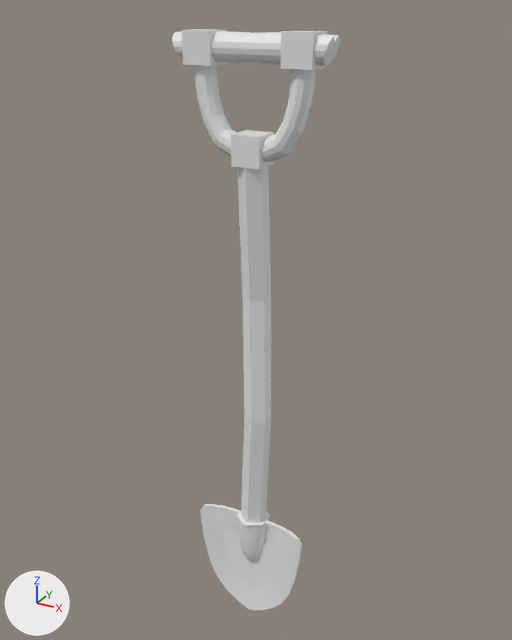
An edit to the Blender file JDomingo_IndieProject/Assets/Meshes/Shovel.blend, drawn before and after from the same camera.
One viewpoint serves both versions: a camera (50 mm lens) standing at (5.56, -10.0, 9.27) and looking at (-0.13, 0.34, 4.1). Lighting does not change. The marker at lower left points along +X, +Y and +Z.

The first picture shows 'Cube', 'Cube.001', 'Handle', 'Head', 'Hilt', 'Shovel'.
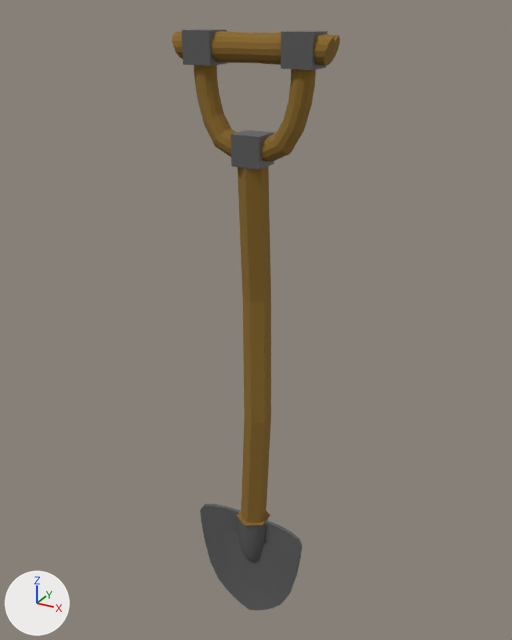
The change, as a list of edits to the scene's bpy script:
```text
Add mat_metal:
    mat_metal = principled_material('Metal')
    mat_metal.base_color = (0.103, 0.103, 0.103)  # dark grey #5a5a5a
    mat_metal.roughness = 0.421
Add mat_wood:
    mat_wood = principled_material('Wood')
    mat_wood.base_color = (0.251, 0.139, 0.0188)  # brown #896825
    mat_wood.roughness = 0.949
Change me_circle:
    where me_circle.from_pydata(...)  # 32 vertices, 24 faces; spans x -0.3..0.31, y -0.34..0.39, z 0.0..6.97
    add me_circle.materials.append(mat_wood)  # brown #896825
Change me_cube_002:
    where me_cube_002.from_pydata(...)  # 8 vertices, 6 faces; spans x -1.0..1.0, y -1.0..1.0, z -1.0..1.0
    add me_cube_002.materials.append(mat_metal)  # dark grey #5a5a5a
Change me_circle_001:
    where me_circle_001.from_pydata(...)  # 156 vertices, 144 faces; spans x -0.21..0.21, y -0.18..1.26, z -1.04..1.04
    add me_circle_001.materials.append(mat_wood)  # brown #896825
Change me_cube_003:
    where me_cube_003.from_pydata(...)  # 8 vertices, 6 faces; spans x -1.0..1.0, y -1.0..1.0, z -1.0..1.0
    add me_cube_003.materials.append(mat_metal)  # dark grey #5a5a5a
Change me_cylinder:
    where me_cylinder.from_pydata(...)  # 112 vertices, 98 faces; spans x -1.0..1.0, y -1.0..1.0, z -1.06..1.05
    add me_cylinder.materials.append(mat_wood)  # brown #896825
Change me_circle_002:
    where me_circle_002.from_pydata(...)  # 389 vertices, 372 faces; spans x -1.14..1.14, y -0.28..0.28, z -2.32..0.0
    add me_circle_002.materials.append(mat_metal)  # dark grey #5a5a5a
```

What differs and where, as boxes [x1, y1, x2, y2] in the pictures (512 x 640 px):
'Shovel', recoloured (grey to brown)
    both: [237, 166, 271, 525]
'Head', recoloured
    both: [200, 504, 302, 610]
'Hilt', recoloured (grey to brown)
    both: [194, 65, 316, 162]
'Handle', recoloured (white to brown)
    both: [172, 31, 340, 66]
'Cube.001', recoloured
    both: [182, 29, 328, 70]
'Cube', recoloured
    both: [231, 130, 274, 170]
